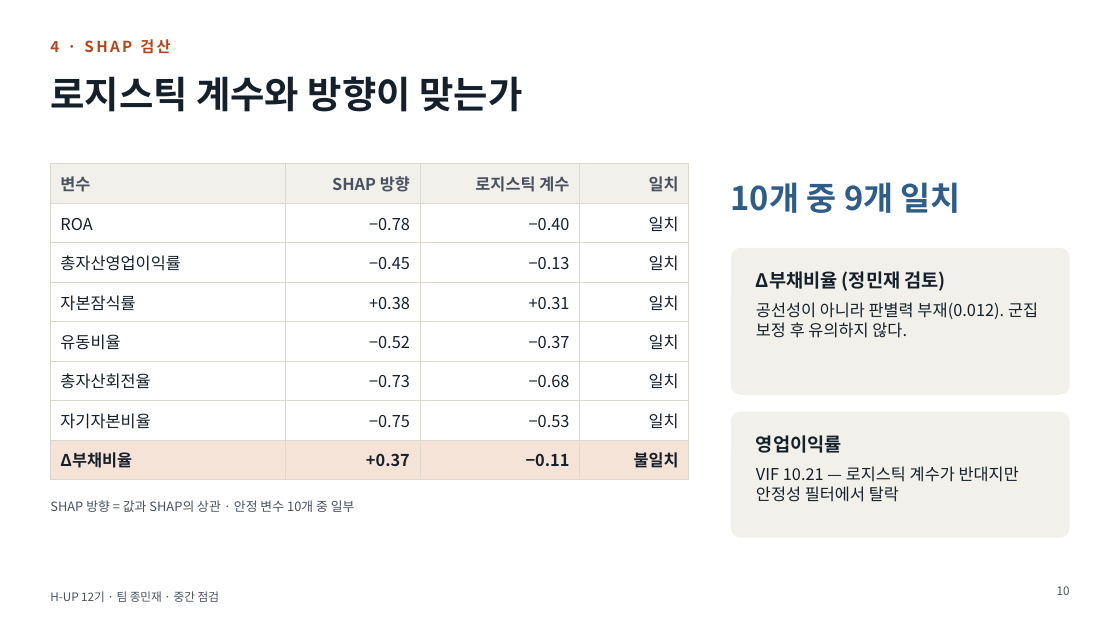
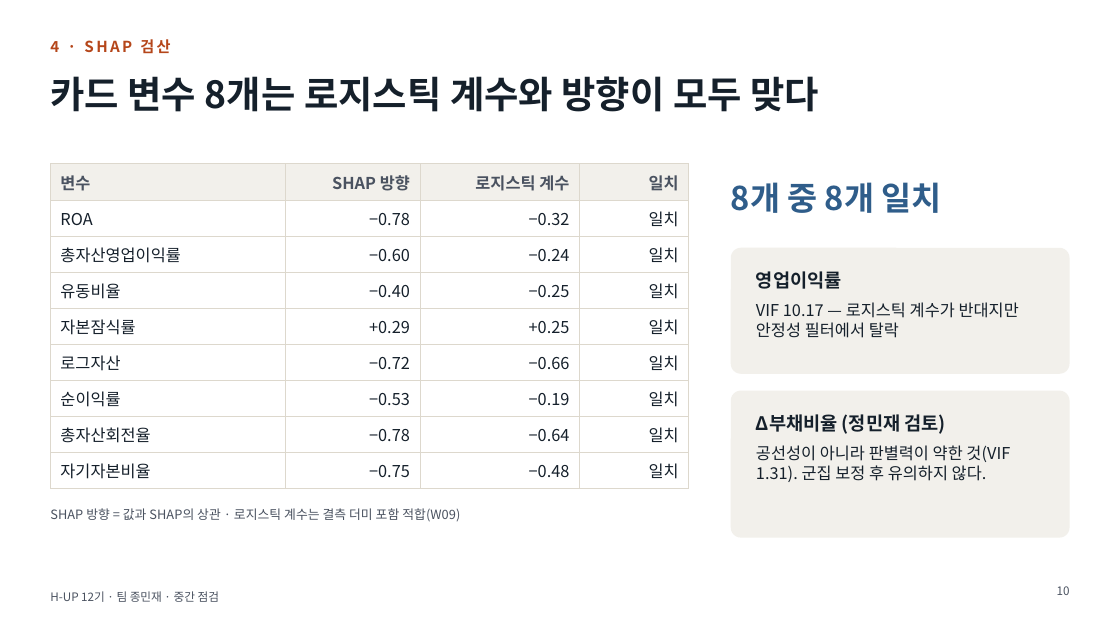
Before and after one commit to ejongmin/h-up-xai-project, a slide deck: slide 10 of 발표/중간점검_보고회.pptx. Drawn at 1120x630 pixels with LibreOffice and Linux fonts; fonts in the diff are those of the drawing. Boxes give left, top, right and bottom in pixels: in the first picture for what was removed or moved away, otherwise in the second. Text is boxed around its words. In the diff, an @@ line names an element or a change of style, - is before the commit and + after.

```diff
--- a/발표/중간점검_보고회.pptx
+++ b/발표/중간점검_보고회.pptx
@@ title at (50, 76, 819, 112): text changed @@
-로지스틱 계수와 방향이 맞는가
+카드 변수 8개는 로지스틱 계수와 방향이 모두 맞다
@@ table at (50, 164, 689, 483) @@
-row 2: ROA | −0.78 | −0.40 | 일치
-row 3: 총자산영업이익률 | −0.45 | −0.13 | 일치
-row 4: 자본잠식률 | +0.38 | +0.31 | 일치
-row 5: 유동비율 | −0.52 | −0.37 | 일치
-row 6: 총자산회전율 | −0.73 | −0.68 | 일치
-row 7: 자기자본비율 | −0.75 | −0.53 | 일치
-row 8: Δ부채비율 | +0.37 | −0.11 | 불일치
+row 2: ROA | −0.78 | −0.32 | 일치
+row 3: 총자산영업이익률 | −0.60 | −0.24 | 일치
+row 4: 유동비율 | −0.40 | −0.25 | 일치
+row 5: 자본잠식률 | +0.29 | +0.25 | 일치
+row 6: 로그자산 | −0.72 | −0.66 | 일치
+row 7: 순이익률 | −0.53 | −0.19 | 일치
+row 8: 총자산회전율 | −0.78 | −0.64 | 일치
+row 9: 자기자본비율 | −0.75 | −0.48 | 일치
@@ text at (731, 182, 942, 213): text changed @@
-10개 중 9개 일치
+8개 중 8개 일치
@@ rounded rectangle: place and size @@
-rounded rectangle at (731, 248, 1070, 395)
+rounded rectangle at (731, 248, 1070, 374)
@@ rounded rectangle at (731, 248, 1070, 374): proportions changed @@
@@ text at (756, 271, 1019, 338): text changed @@
-Δ부채비율 (정민재 검토)
-공선성이 아니라 판별력 부재(0.012). 군집 보정 후 유의하지 않다.
+영업이익률
+VIF 10.17 — 로지스틱 계수가 반대지만 안정성 필터에서 탈락
@@ rounded rectangle at (731, 391, 1070, 538): proportions changed @@
@@ rounded rectangle: place and size @@
-rounded rectangle at (731, 412, 1070, 538)
+rounded rectangle at (731, 391, 1070, 538)
@@ text at (756, 414, 1010, 482): text changed @@
-영업이익률
-VIF 10.21 — 로지스틱 계수가 반대지만 안정성 필터에서 탈락
+Δ부채비율 (정민재 검토)
+공선성이 아니라 판별력이 약한 것(VIF 1.31). 군집 보정 후 유의하지 않다.
@@ text at (50, 508, 460, 522): text changed @@
-SHAP 방향 = 값과 SHAP의 상관 · 안정 변수 10개 중 일부
+SHAP 방향 = 값과 SHAP의 상관 · 로지스틱 계수는 결측 더미 포함 적합(W09)
```
Also in this commit, not shown: 11 other slides changed, 1 slide added, 1 slide removed, 4 other files.
